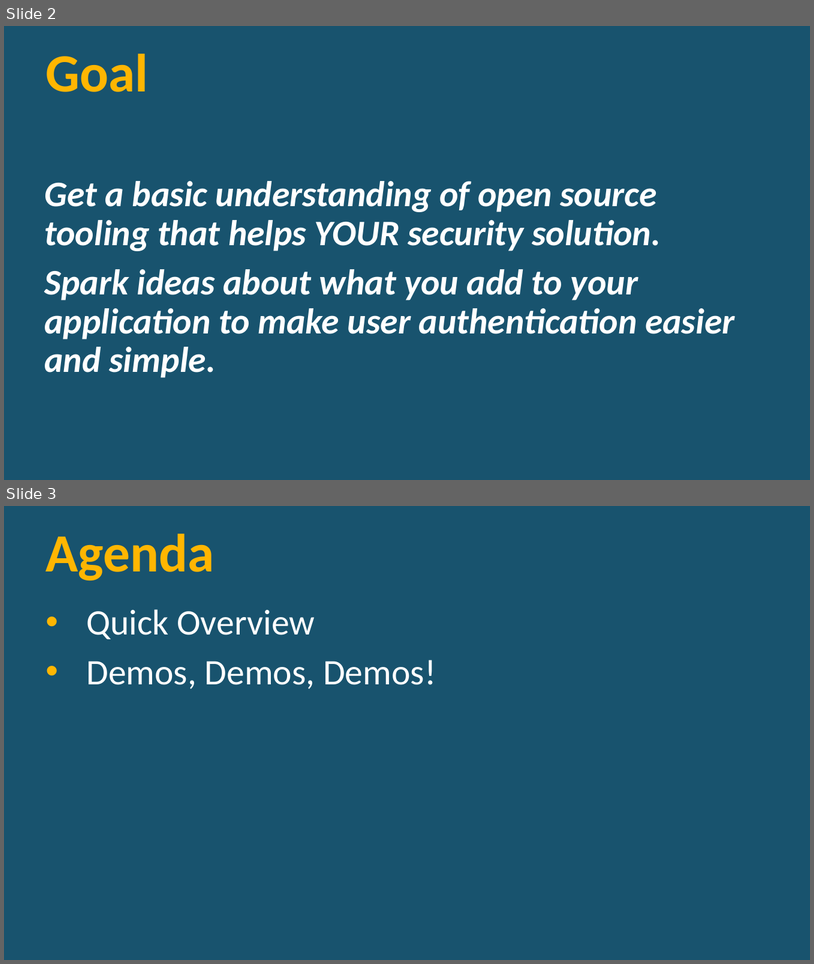
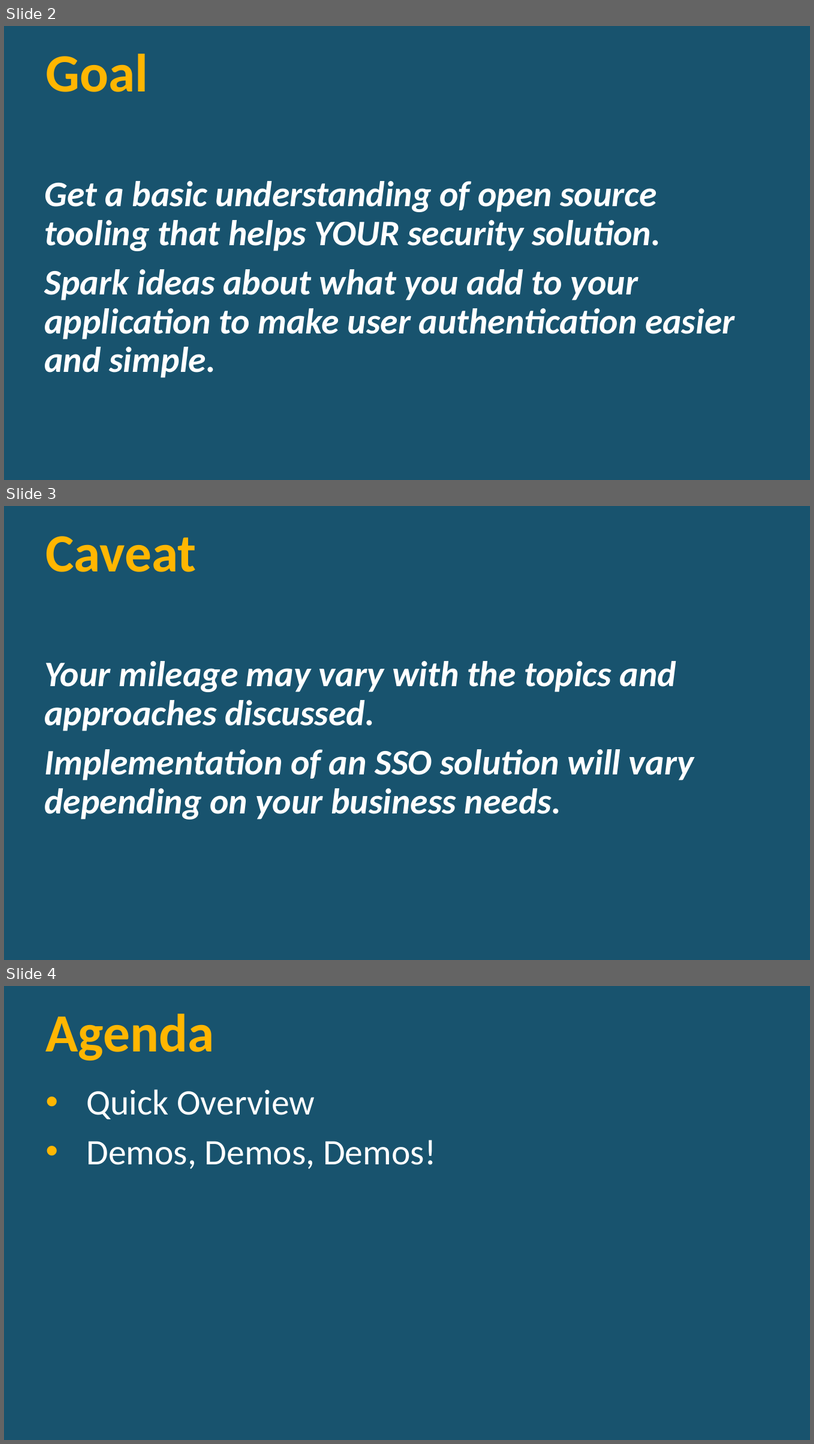
Before and after one commit to lozanotek/aspnet-security, a slide deck: slides/AspNetWebSecurity.pptx. Shown one above the other, each under a label of ours: slides 2 and 3 before the commit, slides 2, 3 and 4 after it. The pictures are 814x964 and 814x1444 pixels, drawn with LibreOffice and Linux fonts; fonts in the diff are those of the drawing; background and template pictures are left out. Boxes give left, top, right and bottom in pixels: in the first picture for what was removed or moved away, otherwise in the second. Text is boxed around its words. In the diff, an @@ line names an element or a change of style, - is before the commit and + after.

```diff
--- a/slides/AspNetWebSecurity.pptx
+++ b/slides/AspNetWebSecurity.pptx
@@ slide 3 added at (4,506,810,960), background picture (left out) @@
@@ title added at (45,536,196,572), 48 pt, text #FFB601, bold @@
+Caveat
@@ text added at (44,661,695,819), 32 pt, text #FFFFFF, bold, italic @@
+Your mileage may vary with the topics and approaches discussed.
+Implementation of an SSO solution will vary depending on your business needs.
@@ what was slide 3 is now slide 4 @@
```
Also in this commit, not shown: 1 other file.
